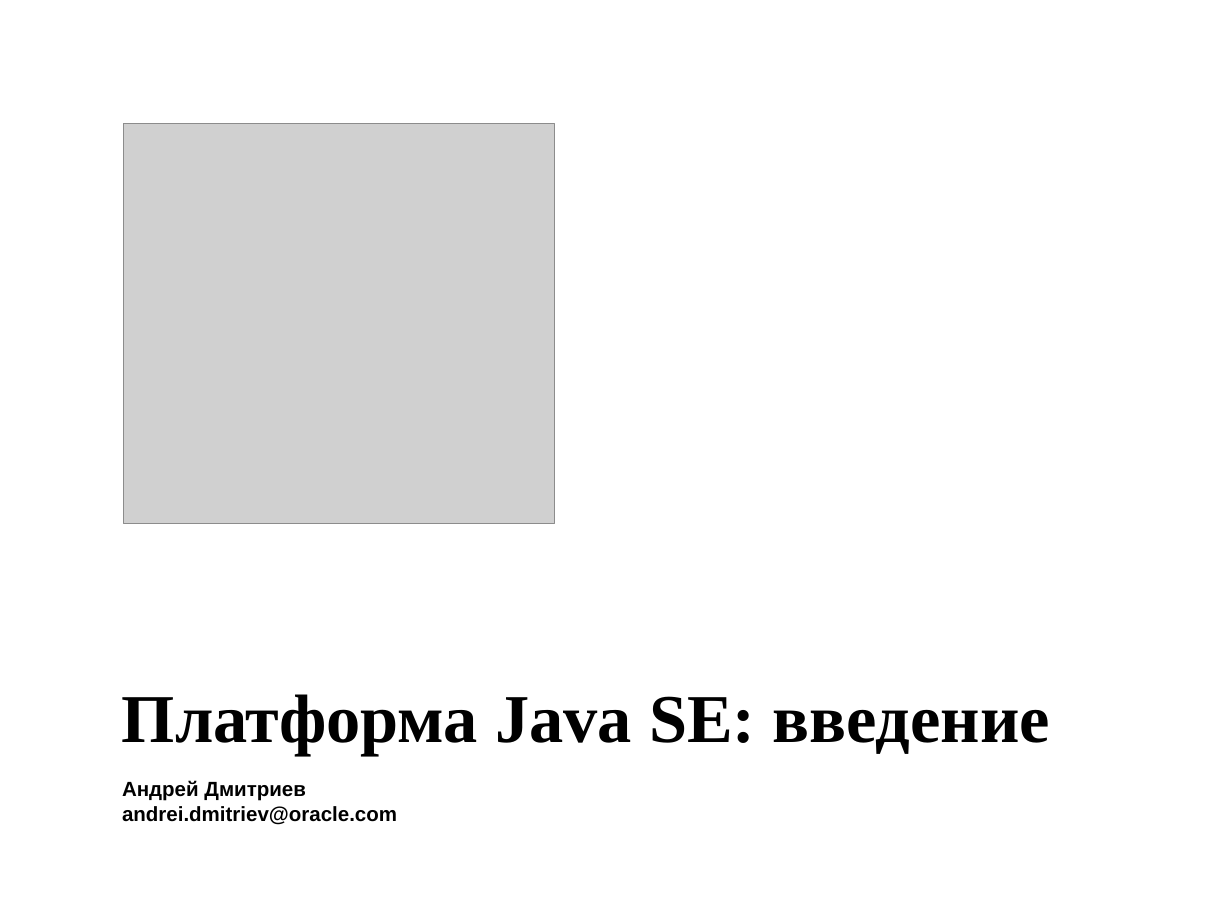
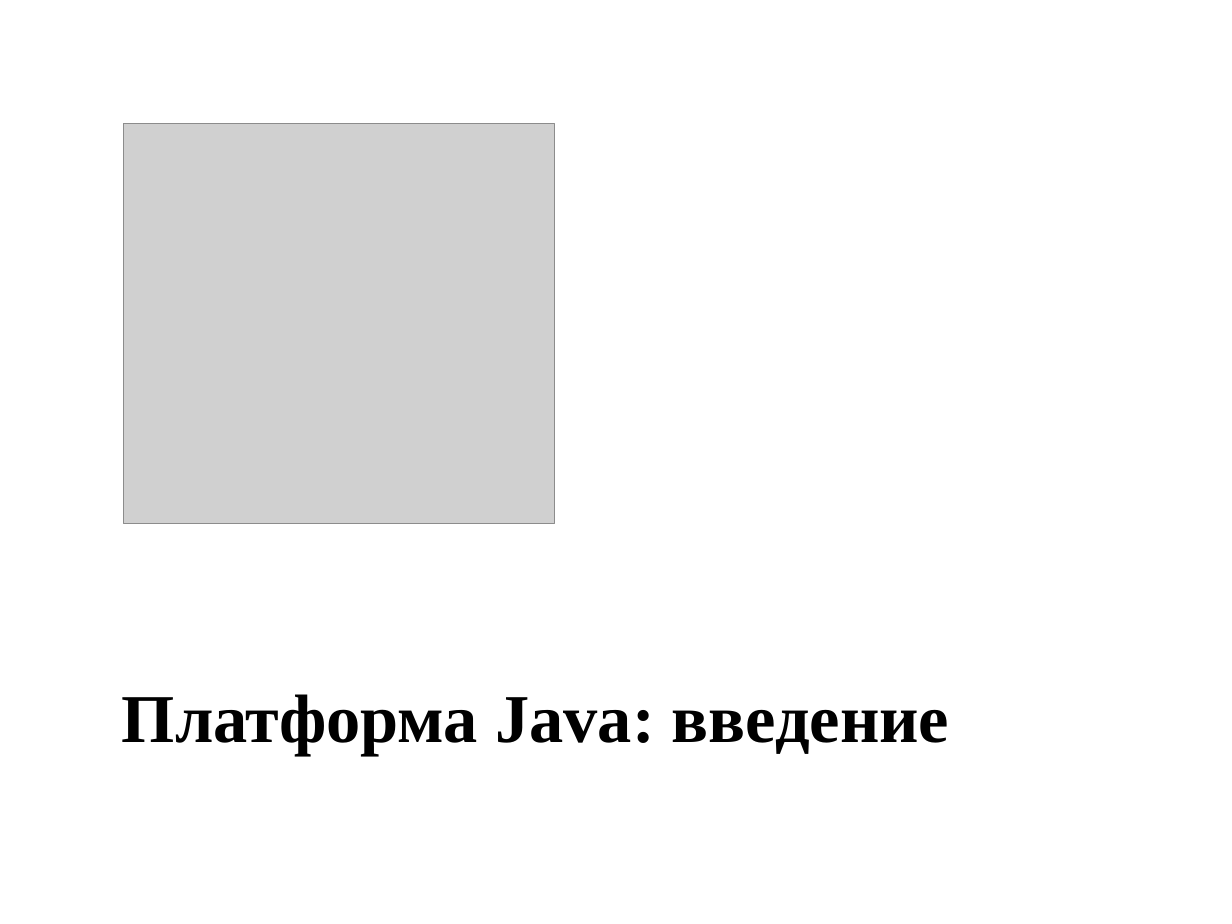
Before and after one commit to maxchv/JavaLessons, a slide deck: slide 1 of Lesson01/Or_JavaSE_intro.ppt [Режим совместимости] [восстановлен].ppt (slide 2 before the commit). Drawn at 1232x924 pixels with LibreOffice and Linux fonts; fonts in the diff are those of the drawing; grey boxes stand for pictures; background and template pictures are left out. Boxes give left, top, right and bottom in pixels: in the first picture for what was removed or moved away, otherwise in the second. Text is boxed around its words. In the diff, an @@ line names an element or a change of style, - is before the commit and + after.

```diff
--- a/Lesson01/Or_JavaSE_intro.ppt [Режим совместимости] [восстановлен].ppt
+++ b/Lesson01/Or_JavaSE_intro.ppt [Режим совместимости] [восстановлен].ppt
@@ title at (122, 694, 949, 756): text changed @@
-Платформа Java SE: введение
+Платформа Java: введение
@@ subtitle removed at (122, 780, 397, 825) @@
-Андрей Дмитриев
-andrei.dmitriev@oracle.com
```
Also in this commit, not shown: 4 other slides changed, 5 slides added, 7 slides removed, 4 other files.
